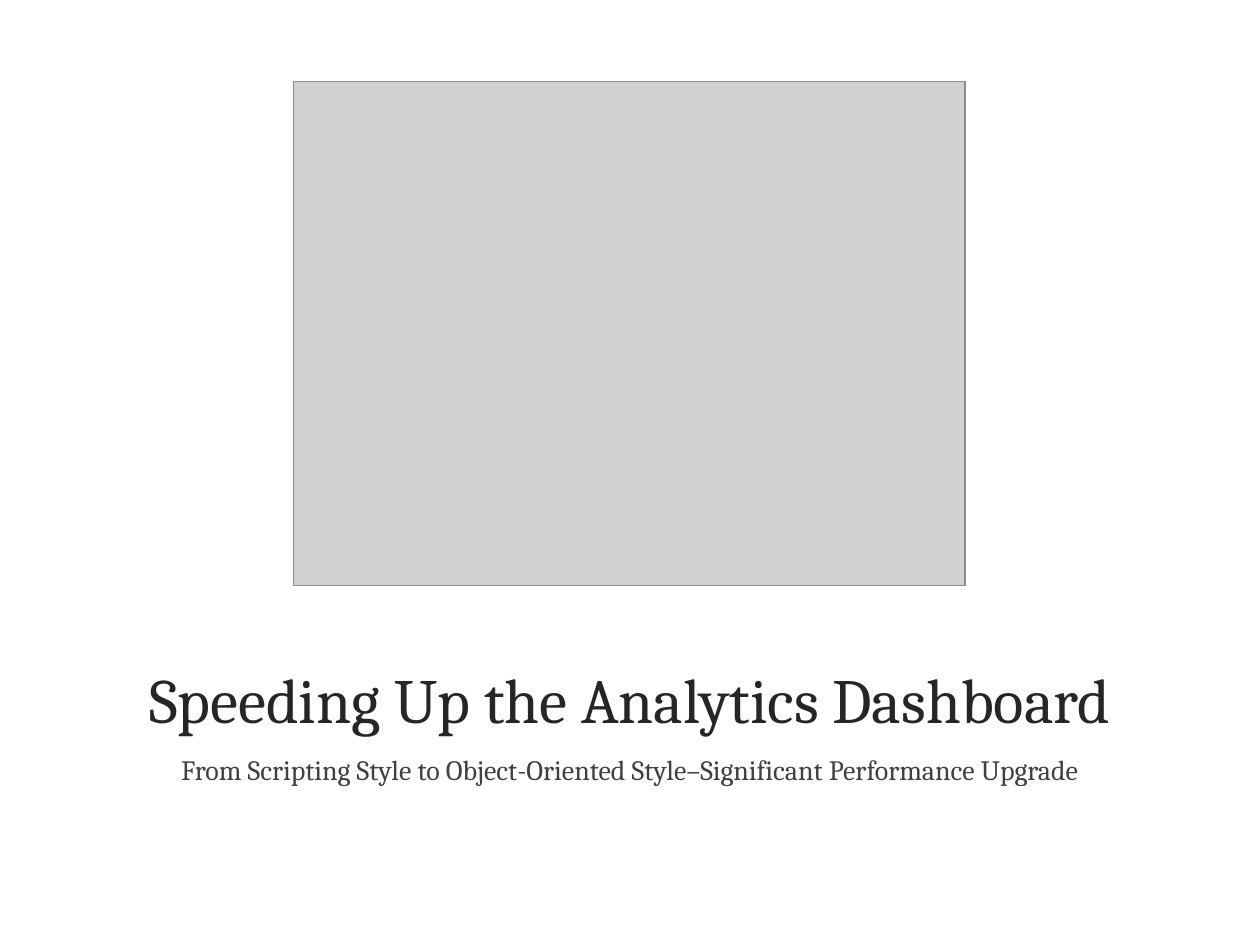
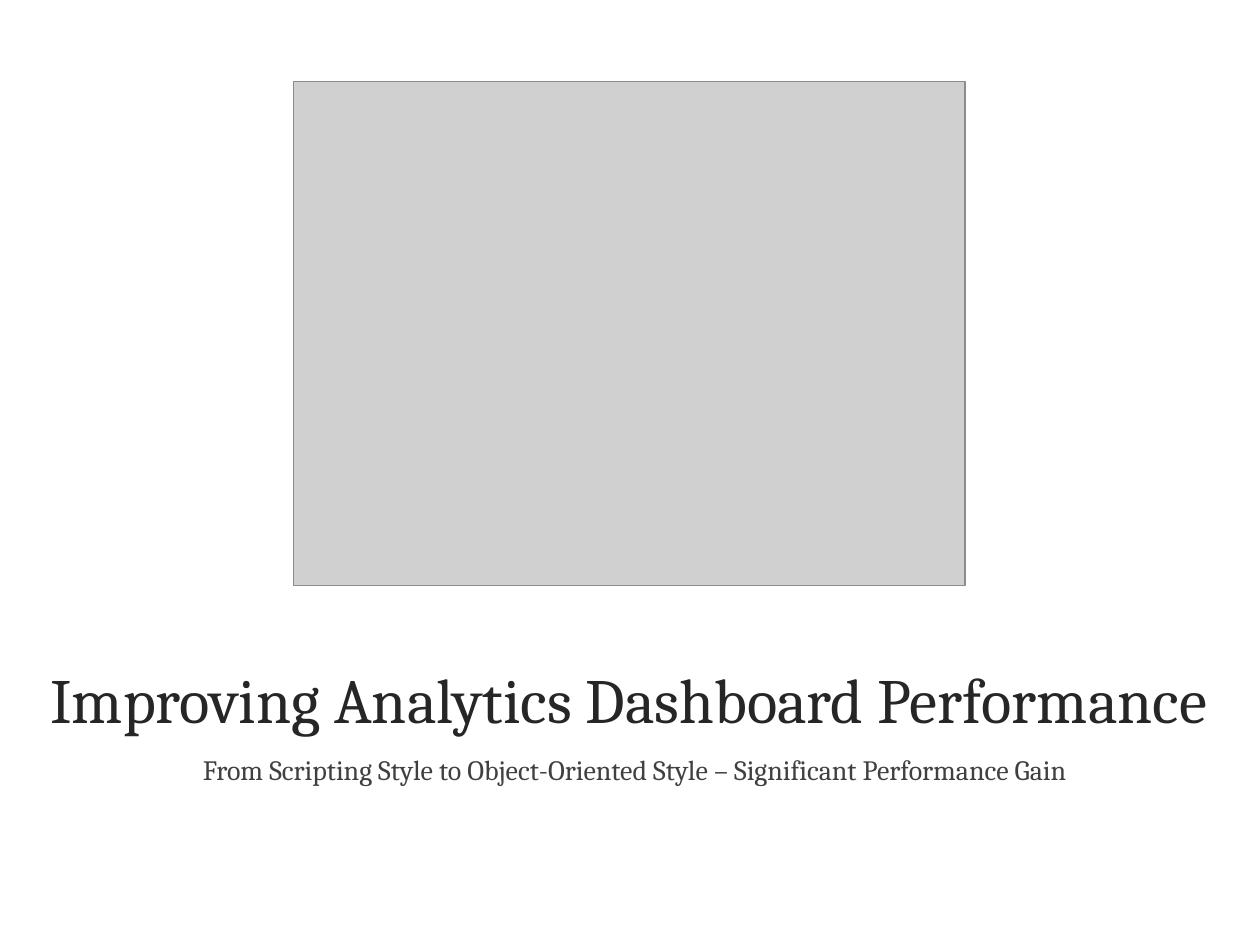
Before and after one commit to atultiwary/TechTalk, a slide deck: slide 15 of TechTalk.pptx (slide 8 before the commit). Drawn at 1260x945 pixels with LibreOffice and Linux fonts; fonts in the diff are those of the drawing; grey boxes stand for pictures; background and template pictures are left out. Boxes give left, top, right and bottom in pixels: in the first picture for what was removed or moved away, otherwise in the second. Text is boxed around its words. In the diff, an @@ line names an element or a change of style, - is before the commit and + after.

```diff
--- a/TechTalk.pptx
+++ b/TechTalk.pptx
@@ title at (50,678,1208,737): text changed @@
-Speeding Up the Analytics Dashboard
+Improving Analytics Dashboard Performance
@@ text at (203,760,1066,786): text changed @@
-From Scripting Style to Object-Oriented Style–Significant Performance Upgrade
+From Scripting Style to Object-Oriented Style – Significant Performance Gain
```
Also in this commit, not shown: 14 other slides changed, 3 slides added, 2 slides removed.
